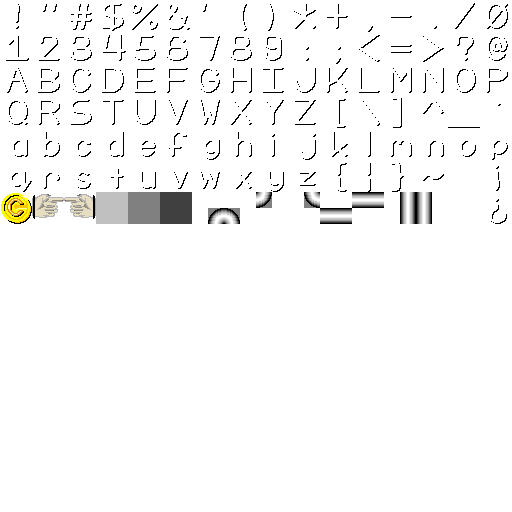
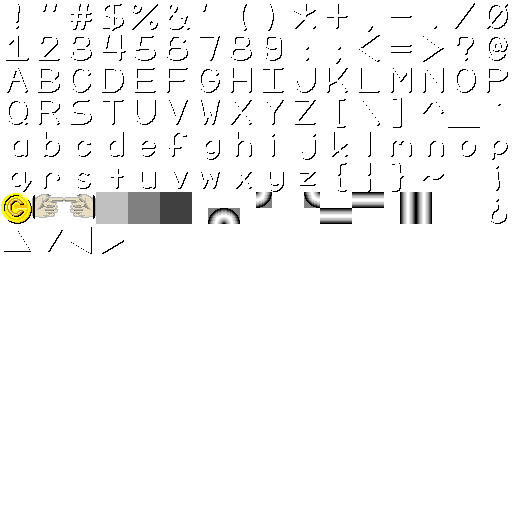
Layers edited between the first and the second 512x512 image:
painted on "Layer" over [4, 227, 124, 254]
